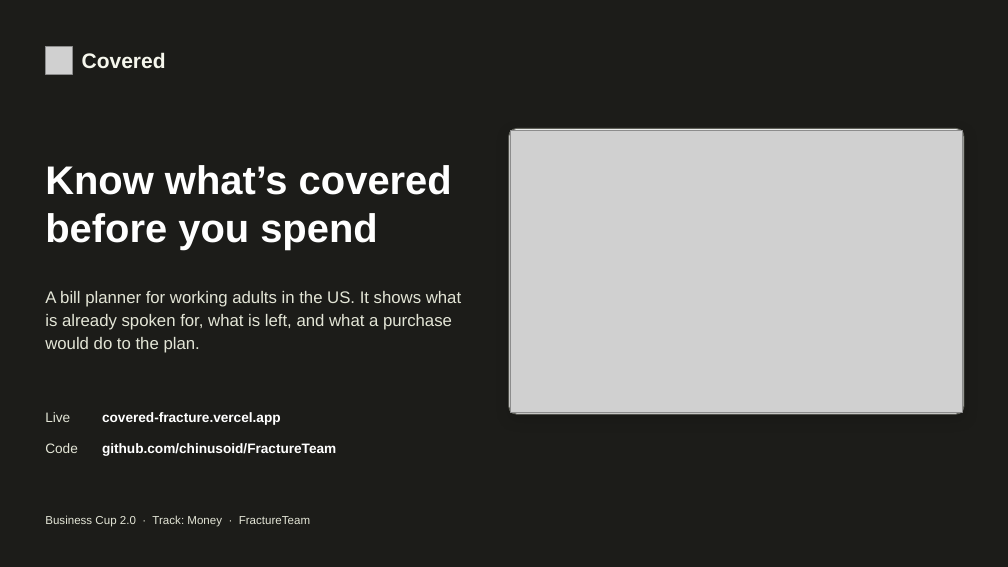
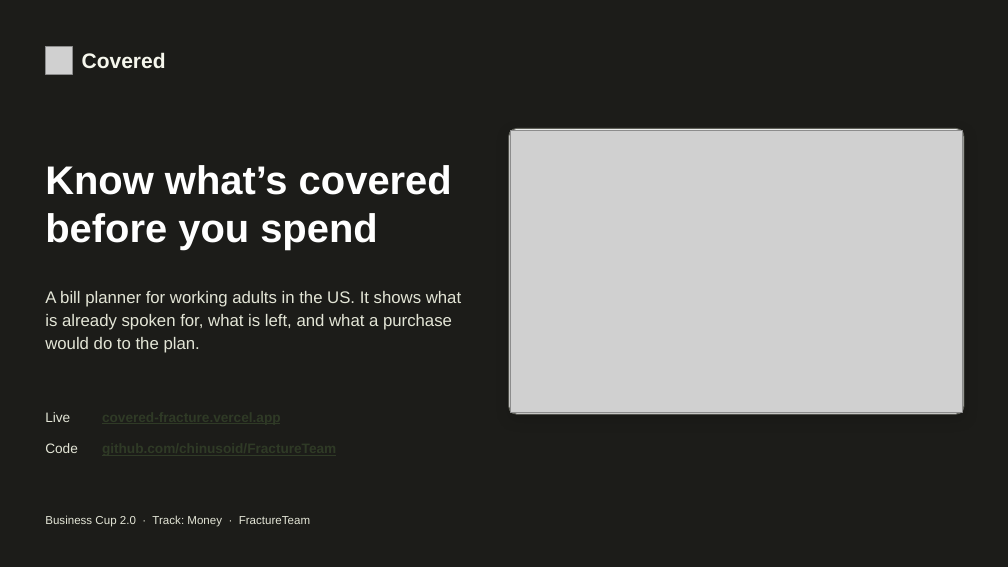
Before and after one commit to chinusoid/FractureTeam, a slide deck: slide 1 of pitch/covered-pitch.pptx. Drawn at 1008x567 pixels with LibreOffice and Linux fonts; fonts in the diff are those of the drawing; grey boxes stand for pictures. Boxes give left, top, right and bottom in pixels: in the first picture for what was removed or moved away, otherwise in the second. Text is boxed around its words. In the diff, an @@ line names an element or a change of style, - is before the commit and + after.

```diff
--- a/pitch/covered-pitch.pptx
+++ b/pitch/covered-pitch.pptx
@@ text removed at box(102, 412, 281, 425) @@
-covered-fracture.vercel.app
@@ text removed at box(102, 443, 336, 456) @@
-github.com/chinusoid/FractureTeam
```
Also in this commit, not shown: 3 other slides changed, 2 other files.
